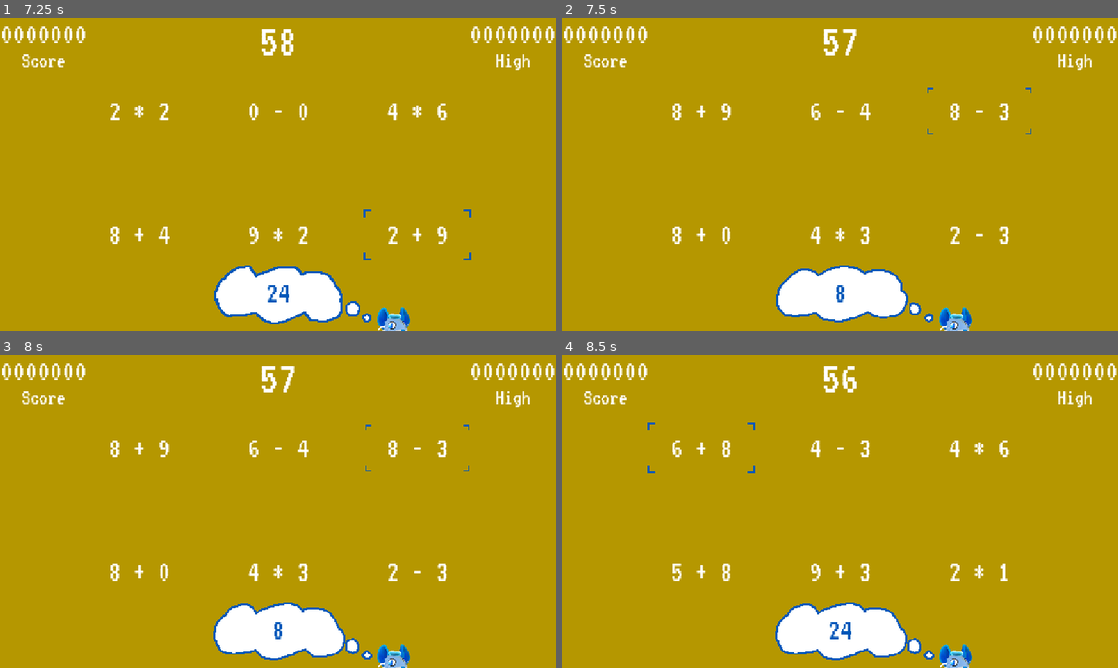
Above: before the commit, frames 1-4 (two rows, left to right).
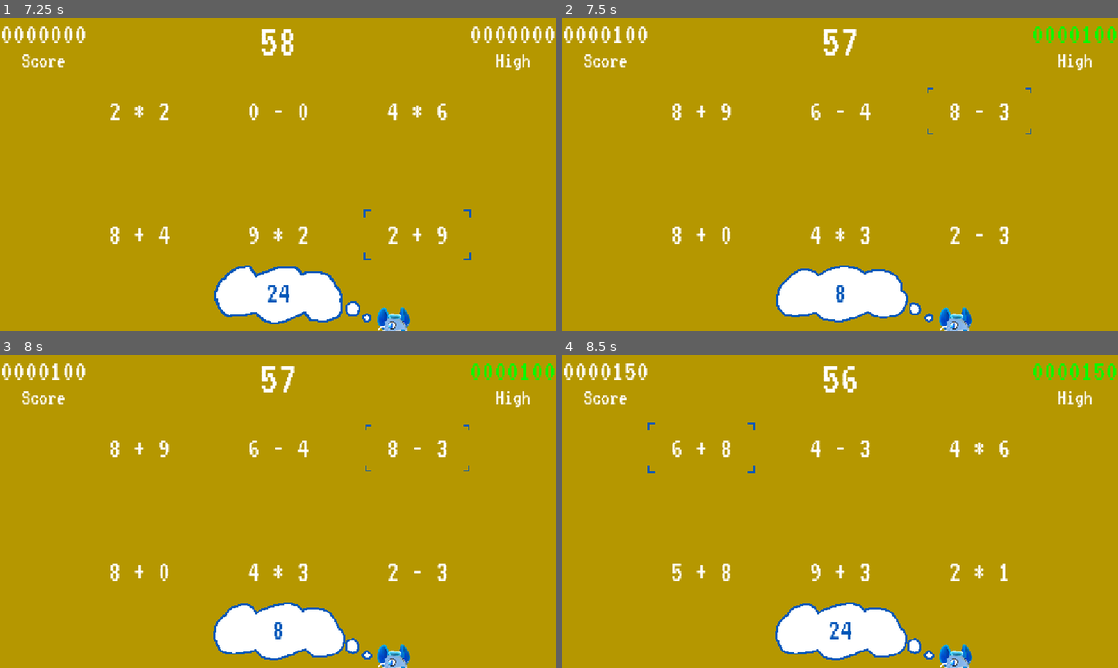
Above: after the commit, the same moments.

Repository: sdepouw/mathematics-and-cheese
Game: Godot game, scene res://Scenes/Root/root.tscn
Same seed, same stepped clock (60 frames per second), same inputs: the game is played once before the commit and once after it. Sound files missing from this copy of the repository are replaced by a short silence.
Inputs (mouse positions are in pixels of both pictures, inside the frame that each line leads up to):
- Up to frame 1 (7.25 s): tap Enter at 0.5 s; move the mouse to (400, 158) at 0.52 s; hold D (move_right) 0.53-1.28 s; tap Space (confirm) at 0.6, 1.25, 1.35, 2.75, 2.85, 3.6, 4.25, 4.35, 5, 5.1, 5.85, 6.6 s; click (400, 158) at 0.67 s; move the mouse to (166, 190) at 1.27 s; hold S (move_down) 1.28-2 s; click "Start Game" at 2 s; move the mouse to (139, 111) at 2.77 s; hold D (move_right) 2.78-3.53 s; click (139, 111) at 2.92 s; move the mouse to (278, 111) at 3.52 s; hold W (move_up) 3.53-4.28 s; click (278, 111) at 3.67 s; move the mouse to (417, 111) at 4.27 s; hold A (move_left) 4.28-5.78 s; click (417, 111) at 4.42 s; move the mouse to (139, 233) at 5.02 s; click (139, 233) at 5.17 s; move the mouse to (278, 233) at 5.77 s; hold S (move_down) 5.78-6.53 s; click (278, 233) at 5.92 s; move the mouse to (417, 233) at 6.52 s; hold D (move_right) from 6.53 s (still down); click (417, 233) at 6.67 s
- Up to frame 2 (7.5 s): move the mouse to (962, 158) at 7.27 s; release D (move_right) at 7.28 s; hold W (move_up) from 7.28 s (still down); tap Space (confirm) at 7.35 s
- Up to frame 3 (8 s): keep holding W (move_up)
- Up to frame 4 (8.5 s): move the mouse to (728, 527) at 8.02 s; release W (move_up) at 8.03 s; hold D (move_right) from 8.03 s (still down); tap Space (confirm) at 8.1 s; click (728, 527) at 8.17 s

Frame 1 is identical in both runs. In frame 2, 0.4% of the frame differs, in the area x 9-100%, y 2-8%; in frame 3, 0.4%; in frame 4, 0.5%.

Commit message:
Ensure score never goes negative

Diff:
--- a/Game/Scenes/Game/score_keeper.gd
+++ b/Game/Scenes/Game/score_keeper.gd
@@ -6,7 +6,9 @@
 const _BASE_PENALTY: int = 50
 const _HOT_STREAK_THRESHOLD: int = 2
 
-var _current_score: int
+var _current_score: int:
+  set(value):
+    _current_score = max(_current_score + value, 0)
 var _current_streak: int
 var _best_streak: int
 
